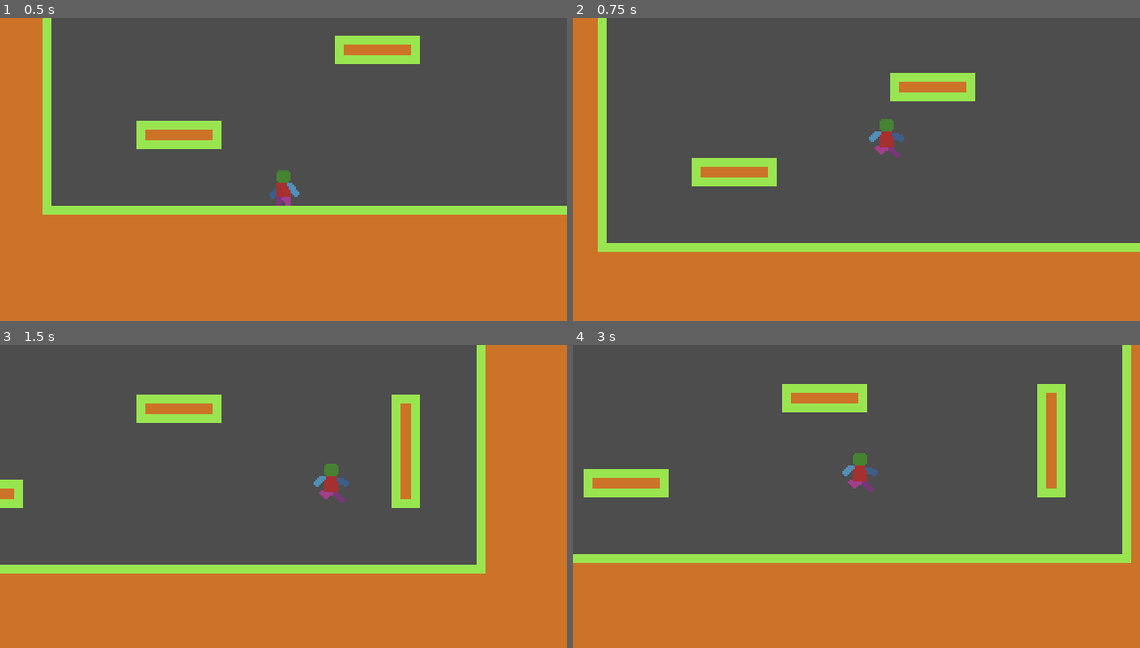
Above: before the commit, frames 1-4 (two rows, left to right).
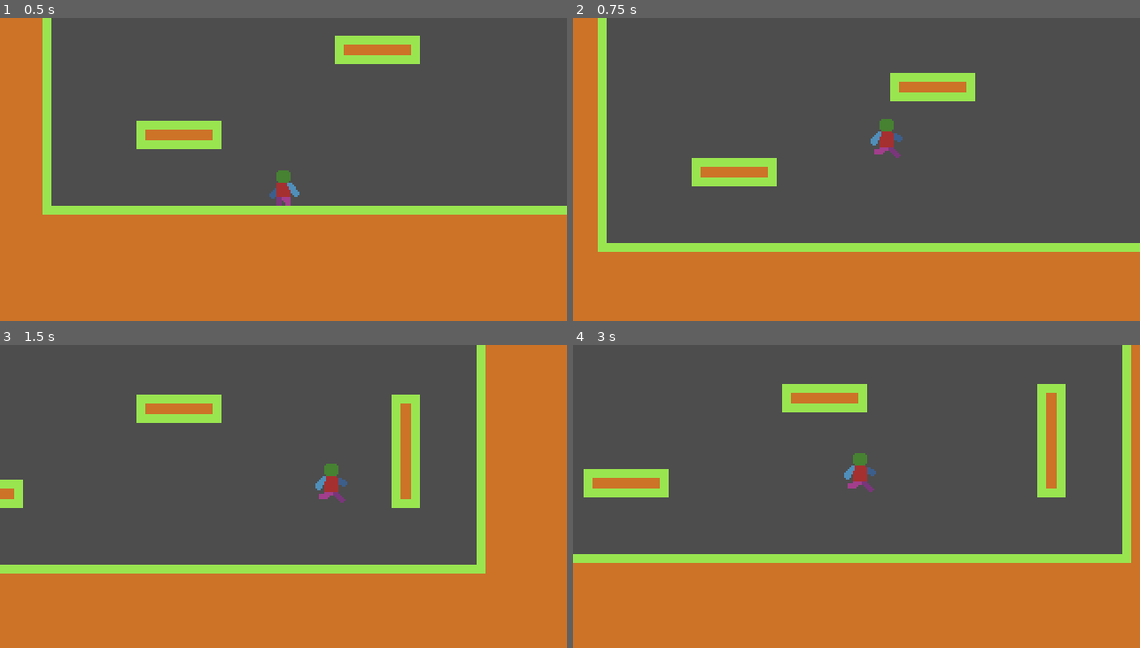
Above: after the commit, the same moments.

Repository: Vladimir91f/MyTest2DGame
Game: Godot game, scene res://MainScene/MainScene.tscn
Two runs of this game, one before a commit and one after it. Both use one fixed random seed, a clock stepped at 60 frames per second and the inputs below.
Inputs:
- Up to frame 1 (0.5 s): no input
- Up to frame 2 (0.75 s): tap Enter at 0.5 s; hold D (KeyRight) from 0.53 s (still down); hold Space (KeyJump) from 0.53 s (still down)
- Up to frame 3 (1.5 s): keep holding D (KeyRight); release Space (KeyJump) at 1.28 s; tap Space (KeyJump) at 1.35 s
- Up to frame 4 (3 s): tap Space (KeyJump) at 1.52, 1.82, 2.85 s; release D (KeyRight) at 2.03 s; hold A (KeyLeft) 2.03-2.78 s; hold Space (KeyJump) 2.03-2.78 s; hold D (KeyRight) from 2.78 s (still down)

Frame 1 is identical in both runs. In frame 2, less than 0.1% of the frame differs, in the area x 52-59%, y 37-46%; in frame 3, less than 0.1%; in frame 4, less than 0.1%.

Commit message:
Добавил машину состояний.

Diff:
--- a/Entities/Player/Player.gd
+++ b/Entities/Player/Player.gd
@@ -1,4 +1,4 @@
-extends CharacterBody2D
+class_name Player extends CharacterBody2D
 
 @onready var Collider: CollisionShape2D = $Collider
 @onready var Sprite: Sprite2D = $Sprite
@@ -31,19 +31,17 @@
 	HandleSpriteFlipH()
 
 	# Handle jump. Анимация не будет работать, её перекроет анимация бега
-	if Input.is_action_just_pressed("KeyJump") and is_on_floor():
+	if keyJumpJustPressed and is_on_floor():
 		velocity.y = JUMP_VELOCITY
 		Animator.play('Jump')
 
-	if not is_on_floor():
-
+	if not is_on_floor() and velocity.y >= 0:
 		Animator.play('Fall')
 
 	# Get the input direction and handle the movement/deceleration.
 	# As good practice, you should replace UI actions with custom gameplay actions.
-	var direction := Input.get_axis("KeyLeft", "KeyRight")
-	if is_on_floor():
-		if direction:
+	if !keyJumpJustPressed and is_on_floor():
+		if moveDirectionX:
 			Animator.play('Run')
 		else:
 			Animator.play('Idle')
--- a/Entities/Player/Player.tscn
+++ b/Entities/Player/Player.tscn
@@ -5,6 +5,23 @@
 
 [sub_resource type="RectangleShape2D" id="RectangleShape2D_ww0jn"]
 size = Vector2(10, 23)
+
+[sub_resource type="Animation" id="Animation_t38ms"]
+resource_name = "Fall"
+loop_mode = 1
+step = 0.02
+tracks/0/type = "value"
+tracks/0/imported = false
+tracks/0/enabled = true
+tracks/0/path = NodePath("Sprite:frame")
+tracks/0/interp = 1
+tracks/0/loop_wrap = true
+tracks/0/keys = {
+"times": PackedFloat32Array(0),
+"transitions": PackedFloat32Array(1),
+"update": 1,
+"values": [33]
+}
 
 [sub_resource type="Animation" id="Animation_ww0jn"]
 resource_name = "Idle"
@@ -22,6 +39,23 @@
 "transitions": PackedFloat32Array(1, 1, 1, 1, 1, 1, 1),
 "update": 1,
 "values": [8, 9, 10, 11, 12, 13, 14]
+}
+
+[sub_resource type="Animation" id="Animation_an6q6"]
+resource_name = "Jump"
+loop_mode = 1
+step = 0.02
+tracks/0/type = "value"
+tracks/0/imported = false
+tracks/0/enabled = true
+tracks/0/path = NodePath("Sprite:frame")
+tracks/0/interp = 1
+tracks/0/loop_wrap = true
+tracks/0/keys = {
+"times": PackedFloat32Array(0),
+"transitions": PackedFloat32Array(1),
+"update": 1,
+"values": [32]
 }
 
 [sub_resource type="Animation" id="Animation_vweq0"]
@@ -57,40 +91,6 @@
 "values": [16, 17, 18, 20, 21, 25]
 }
 
-[sub_resource type="Animation" id="Animation_an6q6"]
-resource_name = "Jump"
-loop_mode = 1
-step = 0.02
-tracks/0/type = "value"
-tracks/0/imported = false
-tracks/0/enabled = true
-tracks/0/path = NodePath("Sprite:frame")
-tracks/0/interp = 1
-tracks/0/loop_wrap = true
-tracks/0/keys = {
-"times": PackedFloat32Array(0),
-"transitions": PackedFloat32Array(1),
-"update": 1,
-"values": [32]
-}
-
-[sub_resource type="Animation" id="Animation_t38ms"]
-resource_name = "Fall"
-loop_mode = 1
-step = 0.02
-tracks/0/type = "value"
-tracks/0/imported = false
-tracks/0/enabled = true
-tracks/0/path = NodePath("Sprite:frame")
-tracks/0/interp = 1
-tracks/0/loop_wrap = true
-tracks/0/keys = {
-"times": PackedFloat32Array(0),
-"transitions": PackedFloat32Array(1),
-"update": 1,
-"values": [33]
-}
-
 [sub_resource type="AnimationLibrary" id="AnimationLibrary_1des2"]
 _data = {
 &"Fall": SubResource("Animation_t38ms"),
--- /dev/null
+++ b/Entities/Player/PlayerState.gd
@@ -0,0 +1,20 @@
+class_name PlayerState extends State
+
+const IDLE = "Idle"
+const RUNNING = "Running"
+const JUMPING = "Jumping"
+const FALLING = "Falling"
+
+@onready var player: CharacterBody2D = $"."
+
+
+# Called when the node enters the scene tree for the first time.
+func _ready() -> void:
+	await owner.ready
+	player = owner as Player
+	assert(Player != null, "Состояние PlayerState должно использоваться только в сцене игрока. Необходимо чтобы владельцем был узел Player.")
+
+
+# Called every frame. 'delta' is the elapsed time since the previous frame.
+func _process(delta: float) -> void:
+	pass
--- /dev/null
+++ b/StateMachine/State.gd
@@ -0,0 +1,10 @@
+class_name State extends Node
+
+func Enter():
+	pass
+
+func Exit():
+	pass
+
+func Update(_delta: float):
+	pass
--- /dev/null
+++ b/StateMachine/StateMachine.gd
@@ -0,0 +1,33 @@
+extends Node
+
+@export var InitialState: State = null
+
+@onready var _currentState: State = (func get_initial_state() -> State:
+	return InitialState if InitialState != null else get_child(0)
+).call()
+
+var States: Dictionary = {}
+
+# Called when the node enters the scene tree for the first time.
+func _ready() -> void:
+	pass
+
+# Called every frame. 'delta' is the elapsed time since the previous frame.
+func _process(delta: float) -> void:
+	_currentState.Update(delta)
+
+func Initialize():
+	for stateNode: State in self.get_children():
+		States[stateNode.name] = stateNode
+
+func ChangeState(newStateName):
+	if not has_node(newStateName):
+		printerr("Невозможно перейти в состояние '" + newStateName + "' - состояние не существует.")
+		return
+
+	var previousState = _currentState
+	previousState.Exit()
+
+	var newState = get_node(newStateName)
+	_currentState = newState
+	_currentState.Enter()
Not shown, added: Entities/Player/PlayerState.gd.uid
Not shown, added: StateMachine/State.gd.uid
Not shown, added: StateMachine/StateMachine.gd.uid
